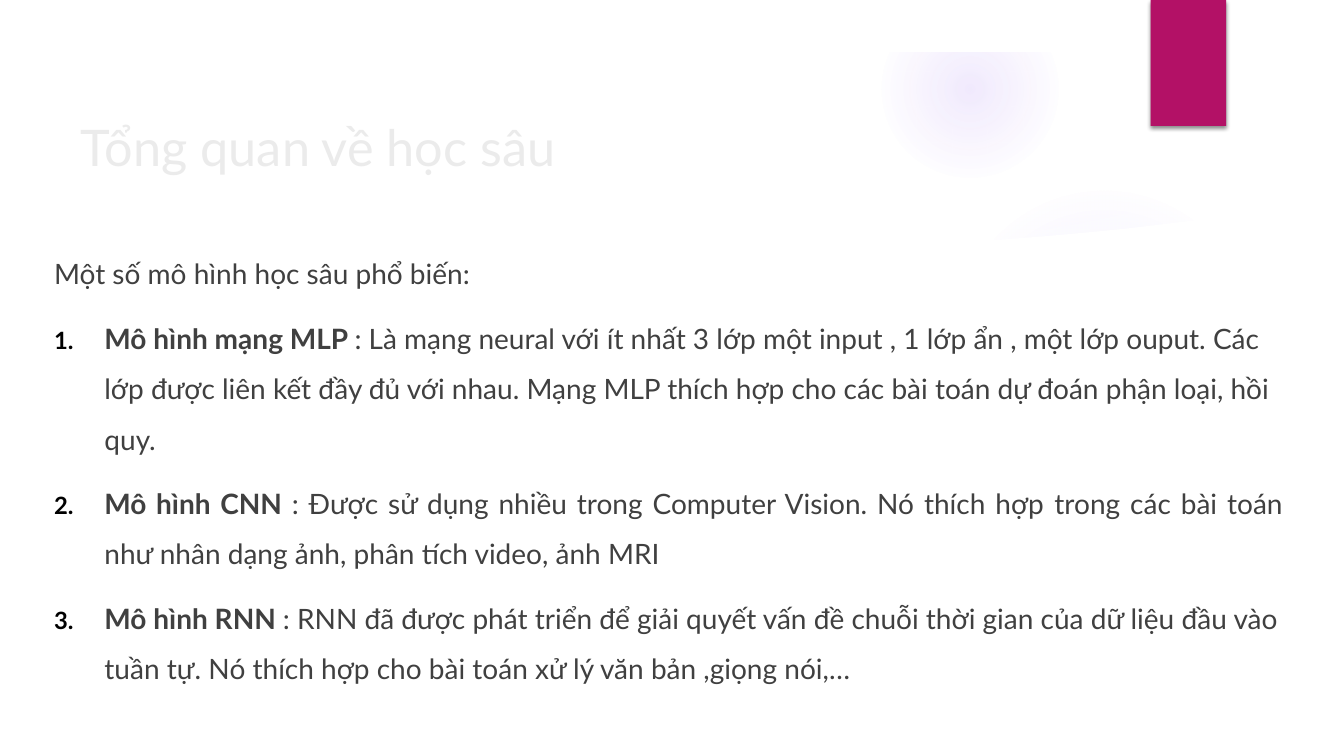
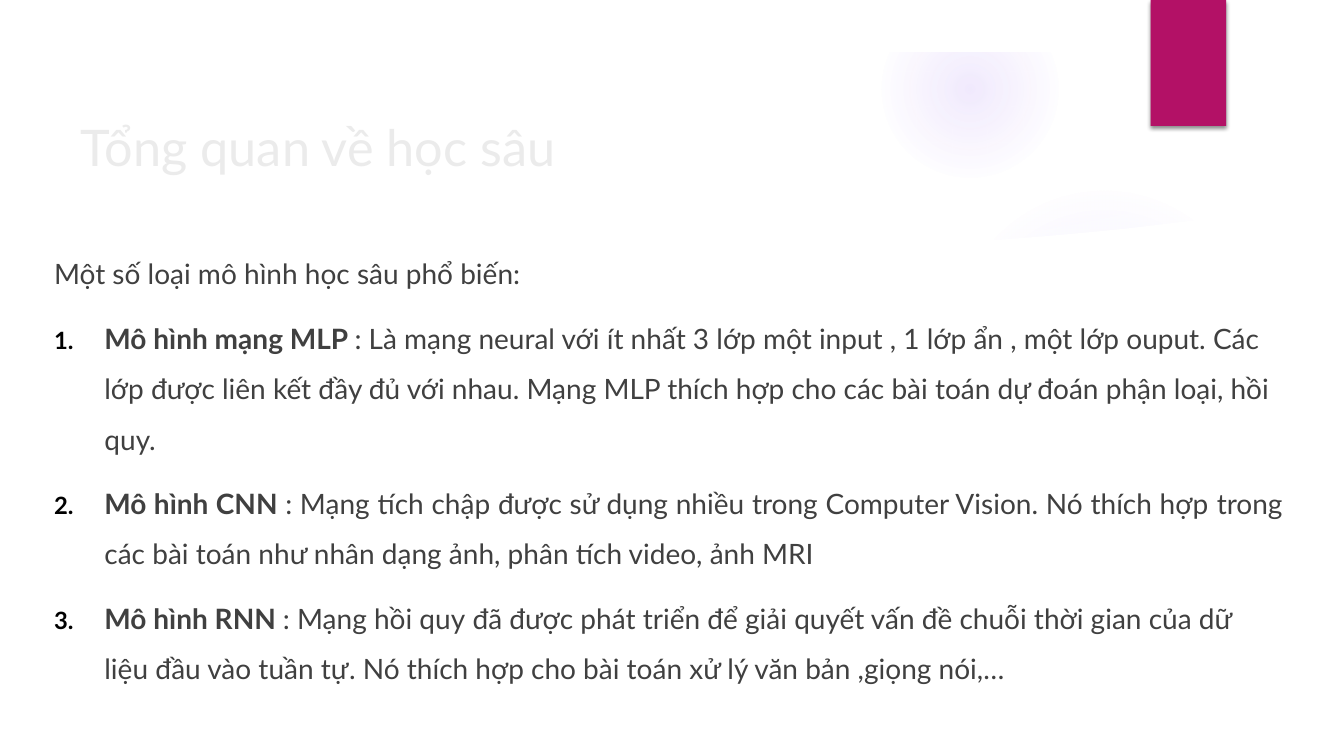
Before and after one commit to DesertFoxee/ai_room_price_prediction, a slide deck: slide 5 of Slide.pptx. Drawn at 1344x756 pixels with LibreOffice and Linux fonts; fonts in the diff are those of the drawing; background and template pictures are left out. Boxes give left, top, right and bottom in pixels: in the first picture for what was removed or moved away, otherwise in the second. Text is boxed around its words. In the diff, an @@ line names an element or a change of style, - is before the commit and + after.

Commit message:
[] bao cao + slide

```diff
--- a/Slide.pptx
+++ b/Slide.pptx
@@ text at box(54, 261, 520, 289): text changed @@
-Một số mô hình học sâu phổ biến:
+Một số loại mô hình học sâu phổ biến:
@@ text at box(104, 491, 1283, 684): text changed @@
-2. Mô hình CNN : Được sử dụng nhiều trong Computer Vision. Nó thích hợp trong các bài toán như nhân dạng ảnh, phân tích video, ảnh MRI
-3. Mô hình RNN : RNN đã được phát triển để giải quyết vấn đề chuỗi thời gian của dữ liệu đầu vào tuần tự. Nó thích hợp cho bài toán xử lý văn bản ,giọng nói,…
+2. Mô hình CNN : Mạng tích chập được sử dụng nhiều trong Computer Vision. Nó thích hợp trong các bài toán như nhân dạng ảnh, phân tích video, ảnh MRI
+3. Mô hình RNN : Mạng hồi quy đã được phát triển để giải quyết vấn đề chuỗi thời gian của dữ liệu đầu vào tuần tự. Nó thích hợp cho bài toán xử lý văn bản ,giọng nói,…
```
Also in this commit, not shown: 12 other slides changed, 1 other file.
